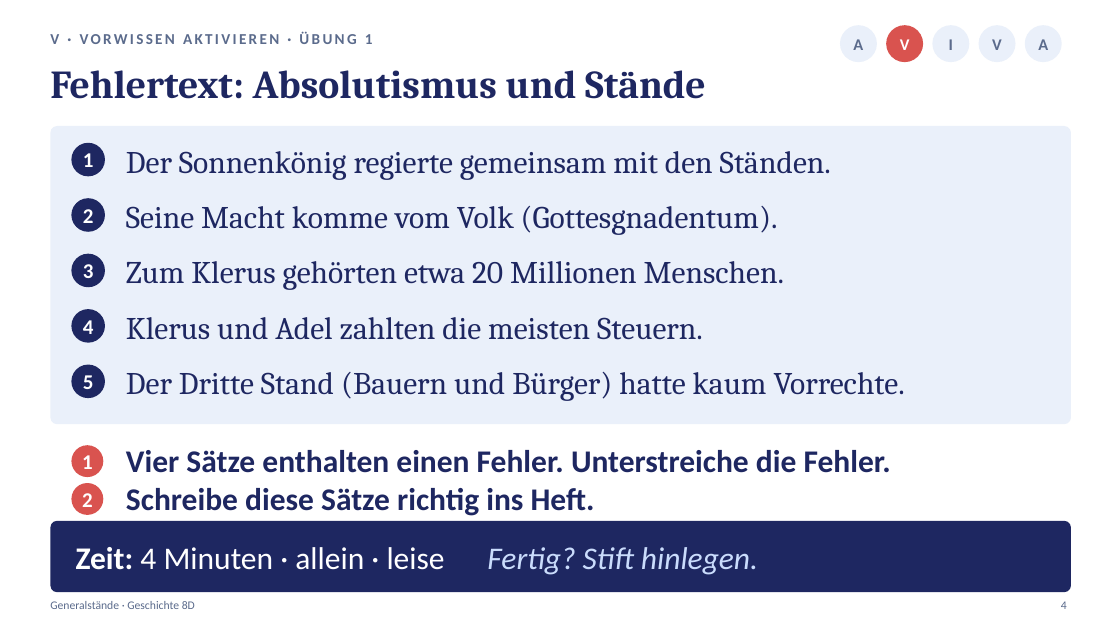
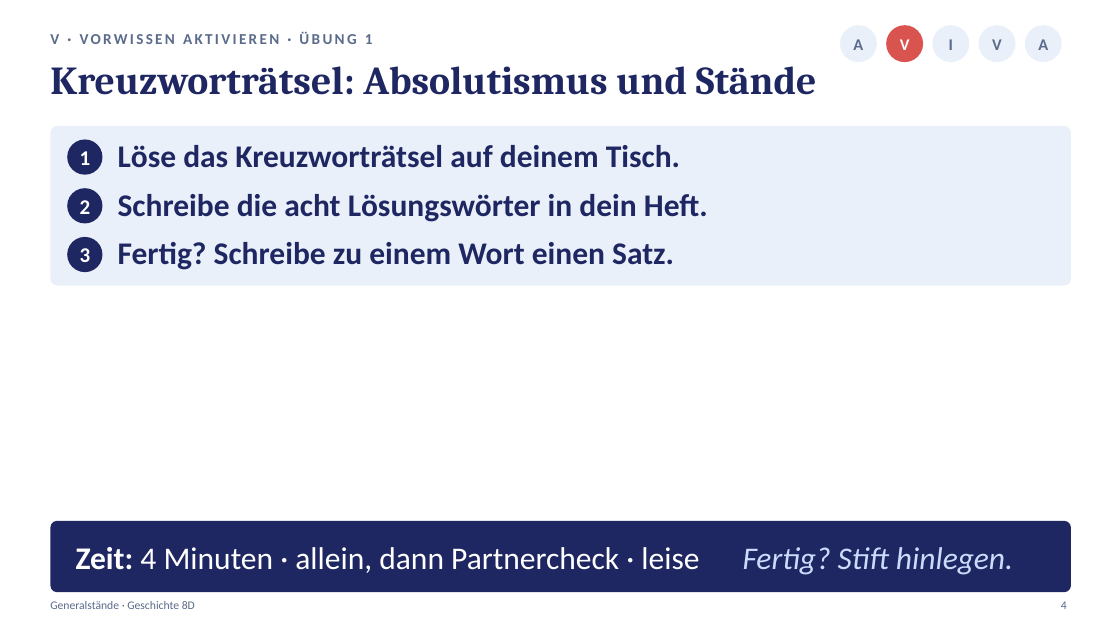
Before and after one commit to golzkonstantin-gif/Schule, a slide deck: slide 4 of Geschichte_8D/Generalstaende/Praesentation_Generalstaende_8D.pptx. Drawn at 1120x630 pixels with LibreOffice and Linux fonts; fonts in the diff are those of the drawing. Boxes give left, top, right and bottom in pixels: in the first picture for what was removed or moved away, otherwise in the second. Text is boxed around its words. In the diff, an @@ line names an element or a change of style, - is before the commit and + after.

```diff
--- a/Geschichte_8D/Generalstaende/Praesentation_Generalstaende_8D.pptx
+++ b/Geschichte_8D/Generalstaende/Praesentation_Generalstaende_8D.pptx
@@ text at [50,66,817,95]: text changed @@
-Fehlertext: Absolutismus und Stände
+Kreuzworträtsel: Absolutismus und Stände
@@ rounded rectangle: place and size @@
-rounded rectangle at [50,126,1071,424]
+rounded rectangle at [50,126,1071,286]
@@ rounded rectangle at [50,126,1071,286]: proportions changed @@
@@ ellipse: place and size @@
-ellipse at [71,143,105,176]
+ellipse at [67,139,103,175]
@@ text added at [118,145,680,168], 27 pt, text #1E2761, bold @@
+Löse das Kreuzworträtsel auf deinem Tisch.
@@ text removed at [126,151,831,180] @@
-Der Sonnenkönig regierte gemeinsam mit den Ständen.
@@ text "2": place and size @@
-text "2" at [83,209,94,223]
+text "2" at [80,200,91,214]
@@ ellipse: place and size @@
-ellipse at [71,198,105,232]
+ellipse at [67,188,103,223]
@@ text added at [118,194,708,222], 27 pt, text #1E2761, bold @@
+Schreibe die acht Lösungswörter in dein Heft.
@@ text removed at [126,206,778,235] @@
-Seine Macht komme vom Volk (Gottesgnadentum).
@@ text "3": place and size @@
-text "3" at [83,264,94,278]
+text "3" at [80,248,91,262]
@@ ellipse: place and size @@
-ellipse at [71,254,105,287]
+ellipse at [67,237,103,272]
@@ text added at [118,242,674,270], 27 pt, text #1E2761, bold @@
+Fertig? Schreibe zu einem Wort einen Satz.
@@ text removed at [126,261,784,290] @@
-Zum Klerus gehörten etwa 20 Millionen Menschen.
@@ ellipse removed at [71,309,105,343] @@
@@ text removed at [83,320,94,334] @@
-4
@@ text removed at [126,317,703,340] @@
-Klerus und Adel zahlten die meisten Steuern.
@@ ellipse removed at [71,365,105,398] @@
@@ text removed at [83,375,94,389] @@
-5
@@ text removed at [126,372,905,401] @@
-Der Dritte Stand (Bauern und Bürger) hatte kaum Vorrechte.
@@ ellipse removed at [71,445,103,477] @@
@@ text removed at [82,455,93,469] @@
-1
@@ text removed at [126,450,891,473] @@
-Vier Sätze enthalten einen Fehler. Unterstreiche die Fehler.
@@ ellipse removed at [71,483,103,515] @@
@@ text removed at [82,493,93,507] @@
-2
@@ text removed at [126,488,595,516] @@
-Schreibe diese Sätze richtig ins Heft.
@@ text at [76,547,1013,575]: text changed @@
-Zeit: 4 Minuten · allein · leise Fertig? Stift hinlegen.
+Zeit: 4 Minuten · allein, dann Partnercheck · leise Fertig? Stift hinlegen.
```
Also in this commit, not shown: 1 other slide changed, 19 other files.
